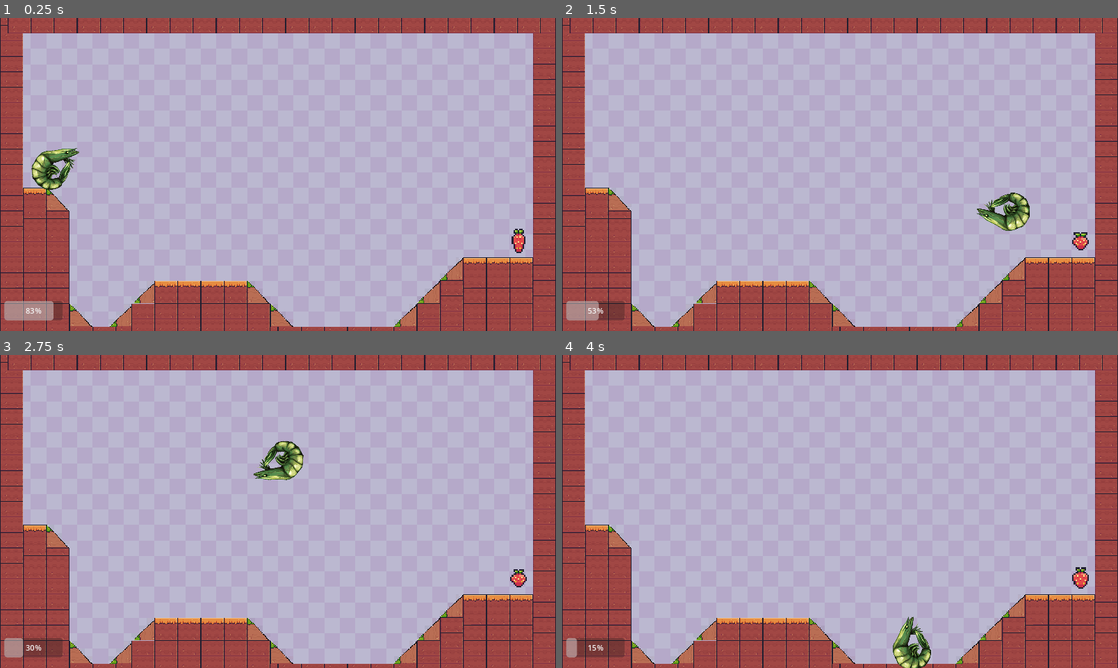
Above: before the commit, frames 1-4 (two rows, left to right).
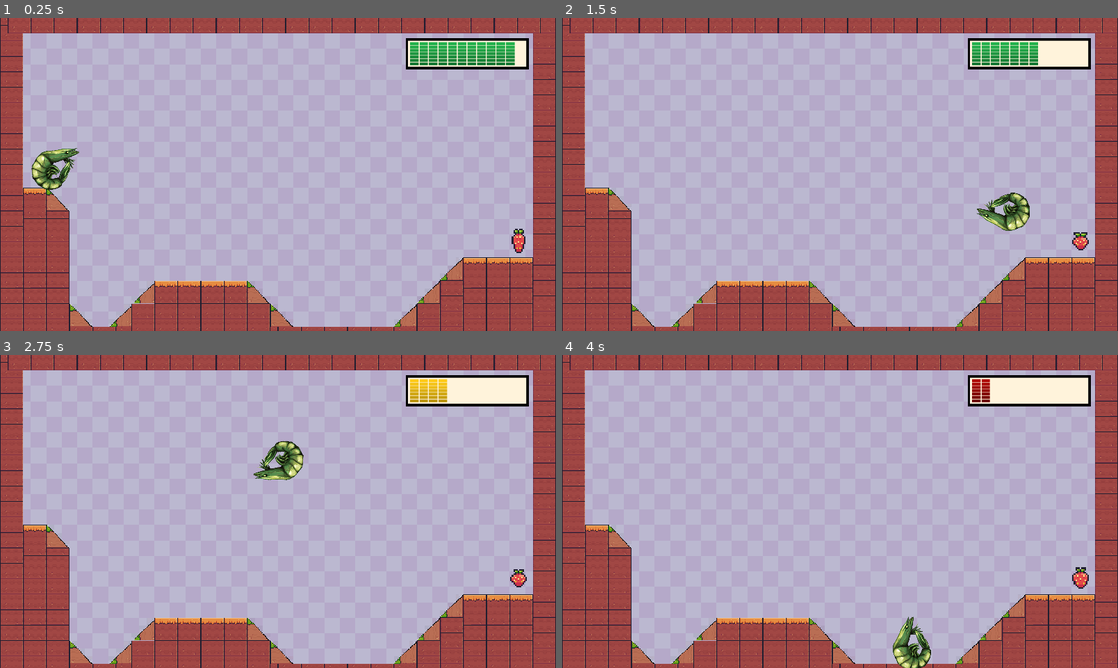
Above: after the commit, the same moments.

Repository: MadeOfBees/IsopodRacer
Game: Godot game, scene res://gameJ.tscn
The game is run twice, just before and just after one commit, with the same random seed, the same clock (stepped at 60 frames per second) and the same inputs. This scene is started directly instead of the project's main scene.
Inputs (mouse positions are in pixels of both pictures, inside the frame that each line leads up to):
- Up to frame 1 (0.25 s): no input
- Up to frame 2 (1.5 s): move the mouse to (962, 158) at 0.52 s; hold Right mouse button (game_magnet) 0.53-1.28 s; move the mouse to (728, 190) at 1.27 s; right-click (728, 190) at 1.35 s
- Up to frame 3 (2.75 s): move the mouse to (333, 442) at 2.02 s; hold Right mouse button (game_magnet) from 2.03 s (still down)
- Up to frame 4 (4 s): move the mouse to (812, 574) at 2.77 s; release Right mouse button (game_magnet) at 2.78 s; right-click (812, 574) at 2.85 s; move the mouse to (1006, 558) at 3.52 s; hold Right mouse button (game_magnet) from 3.53 s (still down)

The runs differ from the first frame. In frame 1, 2.9% of the frame differs, in the area x 0-96%, y 6-97%; in frame 2, 2.8%; in frame 3, 2.8%; in frame 4, 2.8%.

Commit message:
Added Bee's stamina bar

Diff:
--- a/Goal.tscn
+++ b/Goal.tscn
@@ -1,7 +1,7 @@
 [gd_scene load_steps=22 format=3 uid="uid://dtkgt5kvid2ah"]
 
-[ext_resource type="Script" path="res://Goal.gd" id="1_6rbhy"]
-[ext_resource type="Texture2D" uid="uid://1n1c0hdoybqc" path="res://Strawberry.png" id="1_lss8f"]
+[ext_resource type="Script" path="res://Scripts/Goal.gd" id="1_6rbhy"]
+[ext_resource type="Texture2D" uid="uid://1n1c0hdoybqc" path="res://Assets/Strawberry.png" id="1_lss8f"]
 
 [sub_resource type="AtlasTexture" id="AtlasTexture_d4ry0"]
 atlas = ExtResource("1_lss8f")
--- a/Parts/rope_end.tscn
+++ b/Parts/rope_end.tscn
@@ -1,6 +1,6 @@
 [gd_scene load_steps=3 format=3 uid="uid://dpnfxok7wxnw0"]
 
-[ext_resource type="Texture2D" uid="uid://dte5a3t88ohfl" path="res://icon.svg" id="1_24bwt"]
+[ext_resource type="Texture2D" uid="uid://dte5a3t88ohfl" path="res://Assets/icon.svg" id="1_24bwt"]
 
 [sub_resource type="CircleShape2D" id="CircleShape2D_qiqx6"]
 radius = 2.0
--- /dev/null
+++ b/Scripts/Stamina.gd
@@ -0,0 +1,16 @@
+extends StaticBody2D
+
+@onready var _animated_sprite = $AnimatedSprite2D
+
+var tot_frames = 13
+
+func _ready():
+	_animated_sprite.pause()
+
+func _on_shrimpball_stamina(val):
+	if val > 0:
+		_animated_sprite.set_frame(floor(val / 7))
+	elif val >= 91:
+		_animated_sprite.set_frame( 13 )
+	else:
+		_animated_sprite.set_frame( 0 )
--- a/Shrimpball.tscn
+++ b/Shrimpball.tscn
@@ -1,7 +1,7 @@
 [gd_scene load_steps=4 format=3 uid="uid://lfjm0rxqt0rt"]
 
-[ext_resource type="Script" path="res://Shrimpball.gd" id="1_hgyt6"]
-[ext_resource type="Texture2D" uid="uid://hnybd0i67qci" path="res://fishing_104_t.png" id="1_yjnww"]
+[ext_resource type="Script" path="res://Scripts/Shrimpball.gd" id="1_hgyt6"]
+[ext_resource type="Texture2D" uid="uid://hnybd0i67qci" path="res://Assets/shrimp.png" id="1_yjnww"]
 
 [sub_resource type="CircleShape2D" id="CircleShape2D_f8jgd"]
 radius = 45.0111
--- a/gameJ.tscn
+++ b/gameJ.tscn
@@ -1,10 +1,11 @@
-[gd_scene load_steps=8 format=3 uid="uid://ci45l747vx4sm"]
-
-[ext_resource type="Texture2D" uid="uid://buf1rjo6mnc2j" path="res://Free Use Assets/Background/Purple.png" id="1_dixbl"]
+[gd_scene load_steps=23 format=3 uid="uid://ci45l747vx4sm"]
+
+[ext_resource type="Texture2D" uid="uid://buf1rjo6mnc2j" path="res://Assets/Free Use Assets/Background/Purple.png" id="1_dixbl"]
 [ext_resource type="PackedScene" uid="uid://lfjm0rxqt0rt" path="res://Shrimpball.tscn" id="2_vcc2j"]
-[ext_resource type="Texture2D" uid="uid://b5lr0p1daxlpb" path="res://my_tiles.png" id="3_ca58y"]
+[ext_resource type="Texture2D" uid="uid://b5lr0p1daxlpb" path="res://Assets/my_tiles.png" id="3_ca58y"]
 [ext_resource type="PackedScene" uid="uid://dtkgt5kvid2ah" path="res://Goal.tscn" id="4_36ln2"]
-[ext_resource type="Script" path="res://Stamina.gd" id="5_bu7ag"]
+[ext_resource type="Script" path="res://Scripts/Stamina.gd" id="5_bu7ag"]
+[ext_resource type="Texture2D" uid="uid://b1rxamuneeo6q" path="res://Assets/StaminaBar.png" id="6_2orms"]
 
 [sub_resource type="TileSetAtlasSource" id="TileSetAtlasSource_u1nuu"]
 texture = ExtResource("3_ca58y")
@@ -221,6 +222,105 @@
 physics_layer_0/collision_layer = 1
 sources/0 = SubResource("TileSetAtlasSource_u1nuu")
 
+[sub_resource type="AtlasTexture" id="AtlasTexture_s8ofk"]
+atlas = ExtResource("6_2orms")
+region = Rect2(0, 768, 255, 64)
+
+[sub_resource type="AtlasTexture" id="AtlasTexture_cmwef"]
+atlas = ExtResource("6_2orms")
+region = Rect2(0, 704, 255, 64)
+
+[sub_resource type="AtlasTexture" id="AtlasTexture_vv8lt"]
+atlas = ExtResource("6_2orms")
+region = Rect2(0, 640, 255, 64)
+
+[sub_resource type="AtlasTexture" id="AtlasTexture_ewap4"]
+atlas = ExtResource("6_2orms")
+region = Rect2(0, 576, 255, 64)
+
+[sub_resource type="AtlasTexture" id="AtlasTexture_mtukw"]
+atlas = ExtResource("6_2orms")
+region = Rect2(0, 512, 255, 64)
+
+[sub_resource type="AtlasTexture" id="AtlasTexture_r1b4t"]
+atlas = ExtResource("6_2orms")
+region = Rect2(0, 448, 255, 64)
+
+[sub_resource type="AtlasTexture" id="AtlasTexture_2ut6r"]
+atlas = ExtResource("6_2orms")
+region = Rect2(0, 384, 255, 64)
+
+[sub_resource type="AtlasTexture" id="AtlasTexture_ini1v"]
+atlas = ExtResource("6_2orms")
+region = Rect2(0, 320, 255, 64)
+
+[sub_resource type="AtlasTexture" id="AtlasTexture_pp31d"]
+atlas = ExtResource("6_2orms")
+region = Rect2(0, 256, 255, 64)
+
+[sub_resource type="AtlasTexture" id="AtlasTexture_cp2jv"]
+atlas = ExtResource("6_2orms")
+region = Rect2(0, 192, 255, 64)
+
+[sub_resource type="AtlasTexture" id="AtlasTexture_lxsbr"]
+atlas = ExtResource("6_2orms")
+region = Rect2(0, 128, 255, 64)
+
+[sub_resource type="AtlasTexture" id="AtlasTexture_7qed1"]
+atlas = ExtResource("6_2orms")
+region = Rect2(0, 64, 255, 64)
+
+[sub_resource type="AtlasTexture" id="AtlasTexture_ec2yp"]
+atlas = ExtResource("6_2orms")
+region = Rect2(0, 0, 255, 64)
+
+[sub_resource type="SpriteFrames" id="SpriteFrames_f8i38"]
+animations = [{
+"frames": [{
+"duration": 1.0,
+"texture": SubResource("AtlasTexture_s8ofk")
+}, {
+"duration": 1.0,
+"texture": SubResource("AtlasTexture_cmwef")
+}, {
+"duration": 1.0,
+"texture": SubResource("AtlasTexture_vv8lt")
+}, {
+"duration": 1.0,
+"texture": SubResource("AtlasTexture_ewap4")
+}, {
+"duration": 1.0,
+"texture": SubResource("AtlasTexture_mtukw")
+}, {
+"duration": 1.0,
+"texture": SubResource("AtlasTexture_r1b4t")
+}, {
+"duration": 1.0,
+"texture": SubResource("AtlasTexture_2ut6r")
+}, {
+"duration": 1.0,
+"texture": SubResource("AtlasTexture_ini1v")
+}, {
+"duration": 1.0,
+"texture": SubResource("AtlasTexture_pp31d")
+}, {
+"duration": 1.0,
+"texture": SubResource("AtlasTexture_cp2jv")
+}, {
+"duration": 1.0,
+"texture": SubResource("AtlasTexture_lxsbr")
+}, {
+"duration": 1.0,
+"texture": SubResource("AtlasTexture_7qed1")
+}, {
+"duration": 1.0,
+"texture": SubResource("AtlasTexture_ec2yp")
+}],
+"loop": true,
+"name": &"new_animation",
+"speed": 1.0
+}]
+
 [node name="Scene" type="Node"]
 
 [node name="BG" type="TextureRect" parent="."]
@@ -244,22 +344,16 @@
 position = Vector2(111, 295)
 scale = Vector2(1, 0.995582)
 
-[node name="Stamina" type="ProgressBar" parent="."]
-texture_filter = 1
-anchors_preset = 8
-anchor_left = 0.5
-anchor_top = 0.5
-anchor_right = 0.5
-anchor_bottom = 0.5
-offset_left = -567.0
-offset_top = 262.0
-offset_right = -446.0
-offset_bottom = 302.0
-grow_horizontal = 2
-grow_vertical = 2
-script = ExtResource("5_bu7ag")
-
 [node name="Goal" parent="." instance=ExtResource("4_36ln2")]
 position = Vector2(1073, 462)
 
+[node name="Stamina" type="StaticBody2D" parent="."]
+script = ExtResource("5_bu7ag")
+
+[node name="AnimatedSprite2D" type="AnimatedSprite2D" parent="Stamina"]
+position = Vector2(968, 74)
+sprite_frames = SubResource("SpriteFrames_f8i38")
+animation = &"new_animation"
+frame_progress = 0.505683
+
 [connection signal="stamina" from="Shrimpball" to="Stamina" method="_on_shrimpball_stamina"]
--- a/main.tscn
+++ b/main.tscn
@@ -1,8 +1,8 @@
 [gd_scene load_steps=4 format=3 uid="uid://q55cpw658ejt"]
 
-[ext_resource type="Script" path="res://main.gd" id="1_4ndvm"]
-[ext_resource type="Texture2D" uid="uid://hnybd0i67qci" path="res://fishing_104_t.png" id="1_mc13r"]
-[ext_resource type="Texture2D" uid="uid://chtceir7b750a" path="res://Free Use Assets/Background/Brown.png" id="2_l4jfc"]
+[ext_resource type="Script" path="res://Scripts/main.gd" id="1_4ndvm"]
+[ext_resource type="Texture2D" uid="uid://hnybd0i67qci" path="res://Assets/shrimp.png" id="1_mc13r"]
+[ext_resource type="Texture2D" uid="uid://chtceir7b750a" path="res://Assets/Free Use Assets/Background/Brown.png" id="2_l4jfc"]
 
 [node name="Scene" type="Node"]
 script = ExtResource("1_4ndvm")
--- a/project.godot
+++ b/project.godot
@@ -14,8 +14,8 @@
 run/main_scene="res://main.tscn"
 config/features=PackedStringArray("4.2", "Mobile")
 boot_splash/bg_color=Color(0, 0, 0, 1)
-boot_splash/image="res://fishing_104_t.png"
-config/icon="res://icon.svg"
+boot_splash/image="res://Assets/shrimp.png"
+config/icon="res://Assets/icon.svg"
 
 [display]
 
Renamed: Free Use Assets/20 Enemies.png -> Assets/Free Use Assets/20 Enemies.png
Not shown, added: Assets/Free Use Assets/20 Enemies.png.import
Renamed: Free Use Assets/Background/Blue.png -> Assets/Free Use Assets/Background/Blue.png
Not shown, added: Assets/Free Use Assets/Background/Blue.png.import
Renamed: Free Use Assets/Background/Brown.png -> Assets/Free Use Assets/Background/Brown.png
Not shown, added: Assets/Free Use Assets/Background/Brown.png.import
Renamed: Free Use Assets/Background/Gray.png -> Assets/Free Use Assets/Background/Gray.png
Not shown, added: Assets/Free Use Assets/Background/Gray.png.import
Renamed: Free Use Assets/Background/Green.png -> Assets/Free Use Assets/Background/Green.png
Not shown, added: Assets/Free Use Assets/Background/Green.png.import
Renamed: Free Use Assets/Background/Pink.png -> Assets/Free Use Assets/Background/Pink.png
Not shown, added: Assets/Free Use Assets/Background/Pink.png.import
(and 540 more such lines)
